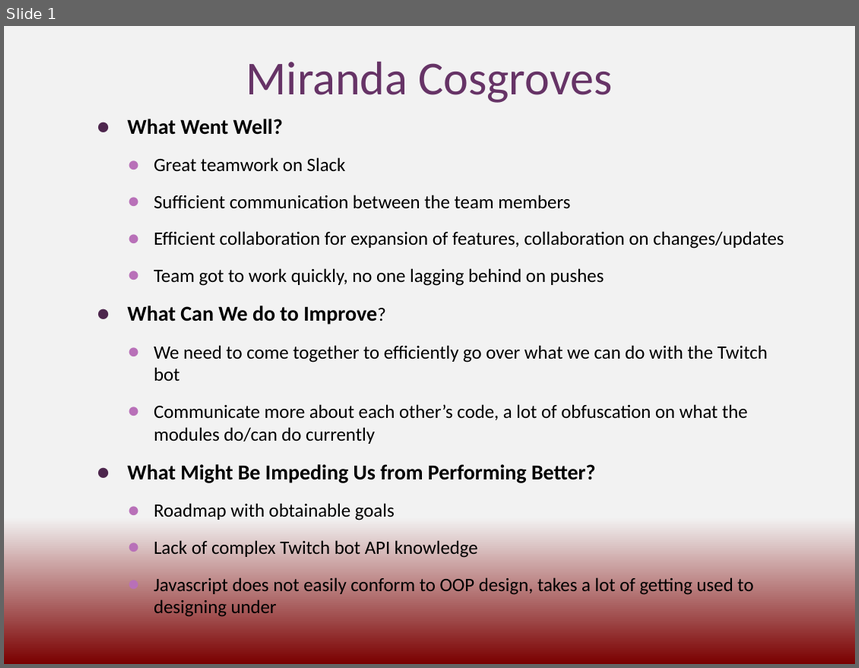
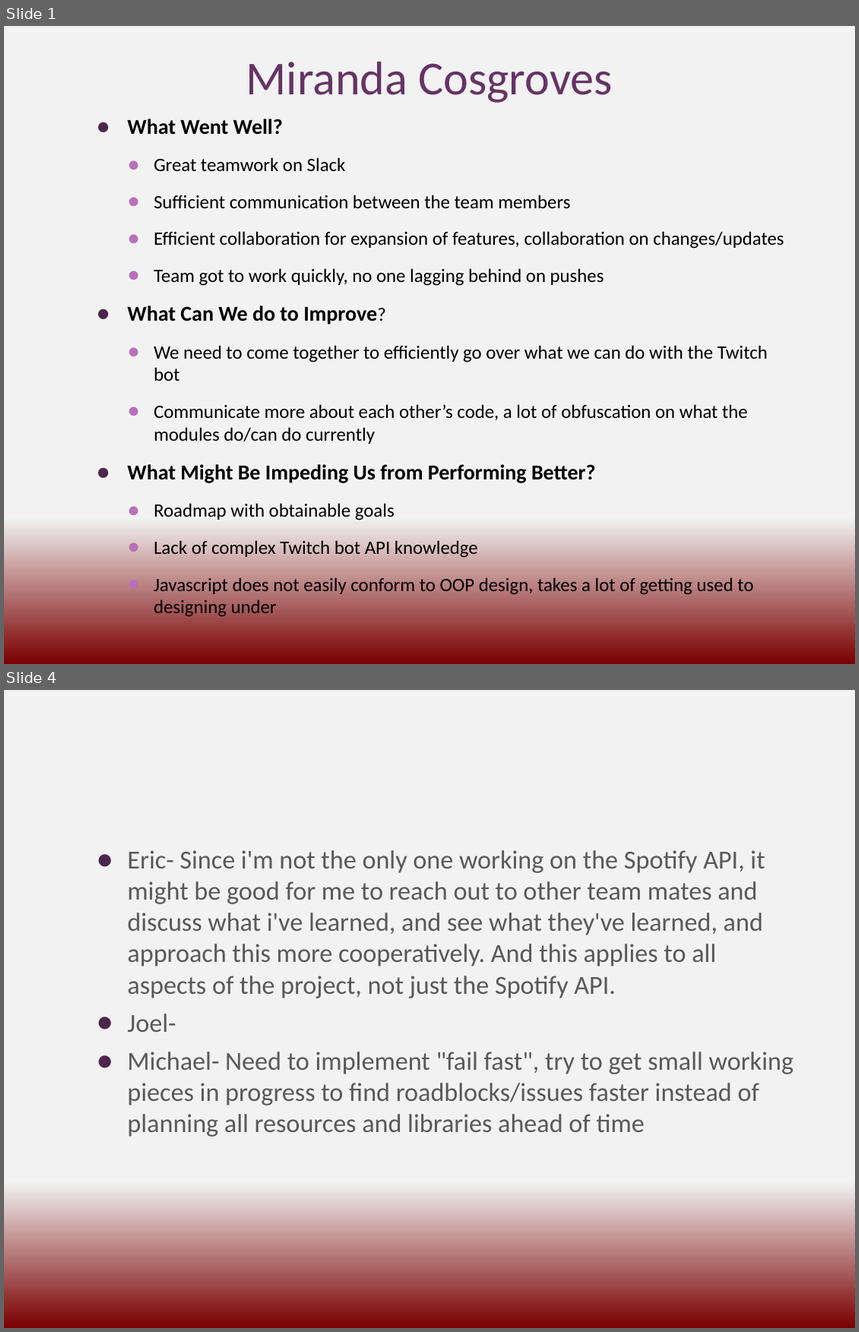
Before and after one commit to CS3398-Miranda-Cosgroves/GetRichTwitch, a slide deck: Retrospective.pptx. Shown one above the other, each under a label of ours: slide 1 before the commit, slides 1 and 4 after it; the slides between them are not shown. The pictures are 859x668 and 859x1332 pixels, drawn with LibreOffice and Linux fonts; fonts in the diff are those of the drawing. Boxes give left, top, right and bottom in pixels: in the first picture for what was removed or moved away, otherwise in the second. Text is boxed around its words. In the diff, an @@ line names an element or a change of style, - is before the commit and + after.

```diff
--- a/Retrospective.pptx
+++ b/Retrospective.pptx
@@ slide 4 added at [4,690,855,1328], background gradient #F2F2F2 to #7A0000 @@
@@ text added at [127,850,794,1137], 22 pt, text #595959 @@
+  ● Eric- Since i'm not the only one working on the Spotify API, it might be good for me to reach out to other team mates and discuss what i've learned, and see what they've learned, and approach this more cooperatively. And this applies to all aspects of the project, not just the Spotify API.
+  ● Joel-
+  ● Michael- Need to implement "fail fast", try to get small working pieces in progress to find roadblocks/issues faster instead of planning all resources and libraries ahead of time
```
Also in this commit, not shown: 2 other slides added.
